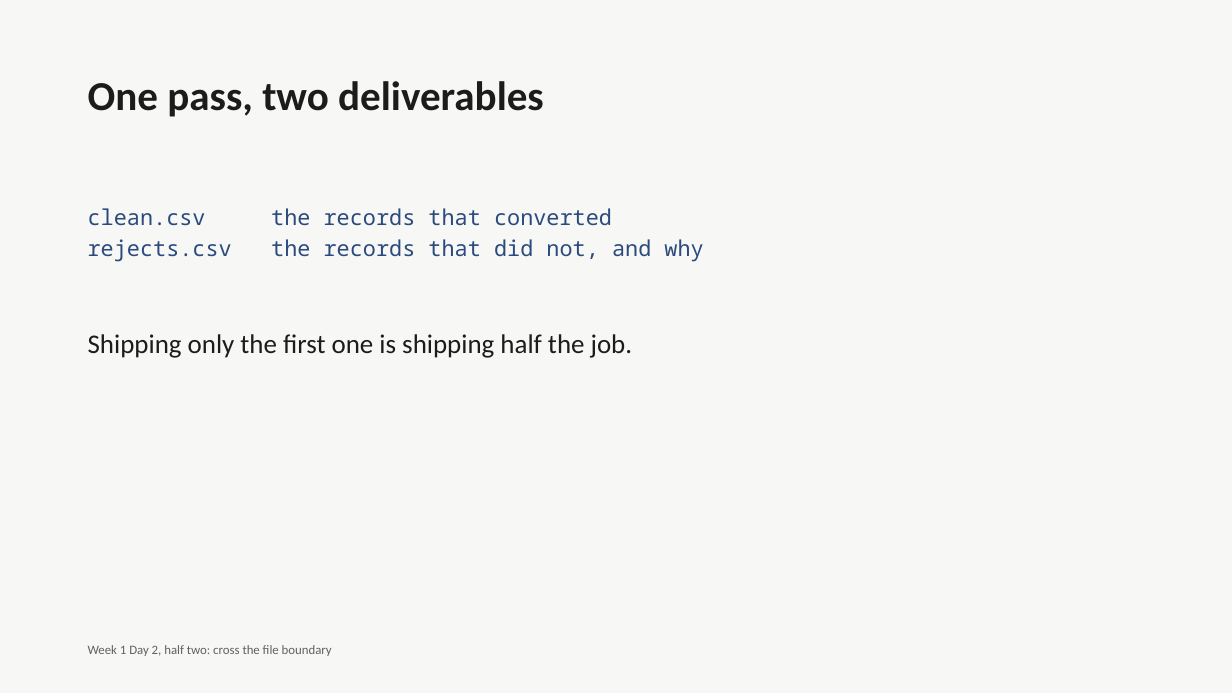
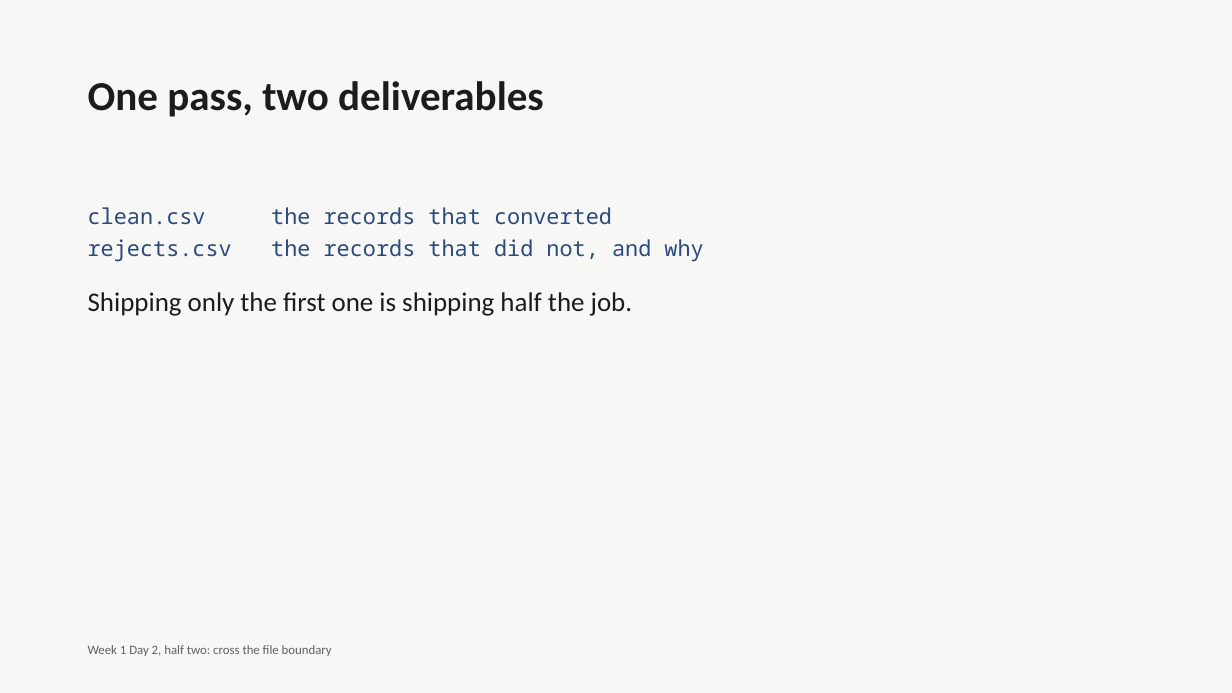
Before and after one commit to fde-academy-lab/c2-content-factory, a slide deck: slide 44 of content/W01/D2/C2_W01_D02_deck_half2_STUDENT.pptx (slide 29 before the commit). Drawn at 1232x693 pixels with LibreOffice and Linux fonts; fonts in the diff are those of the drawing. Boxes give left, top, right and bottom in pixels: in the first picture for what was removed or moved away, otherwise in the second. Text is boxed around its words. In the diff, an @@ line names an element or a change of style, - is before the commit and + after.

```diff
--- a/content/W01/D2/C2_W01_D02_deck_half2_STUDENT.pptx
+++ b/content/W01/D2/C2_W01_D02_deck_half2_STUDENT.pptx
@@ text "Shipping only the first one ...": place and size @@
-text "Shipping only the first one ..." at [88, 334, 633, 358]
+text "Shipping only the first one ..." at [88, 292, 633, 316]
```
Also in this commit, not shown: 35 other slides changed, 30 slides added, 5 other files.
